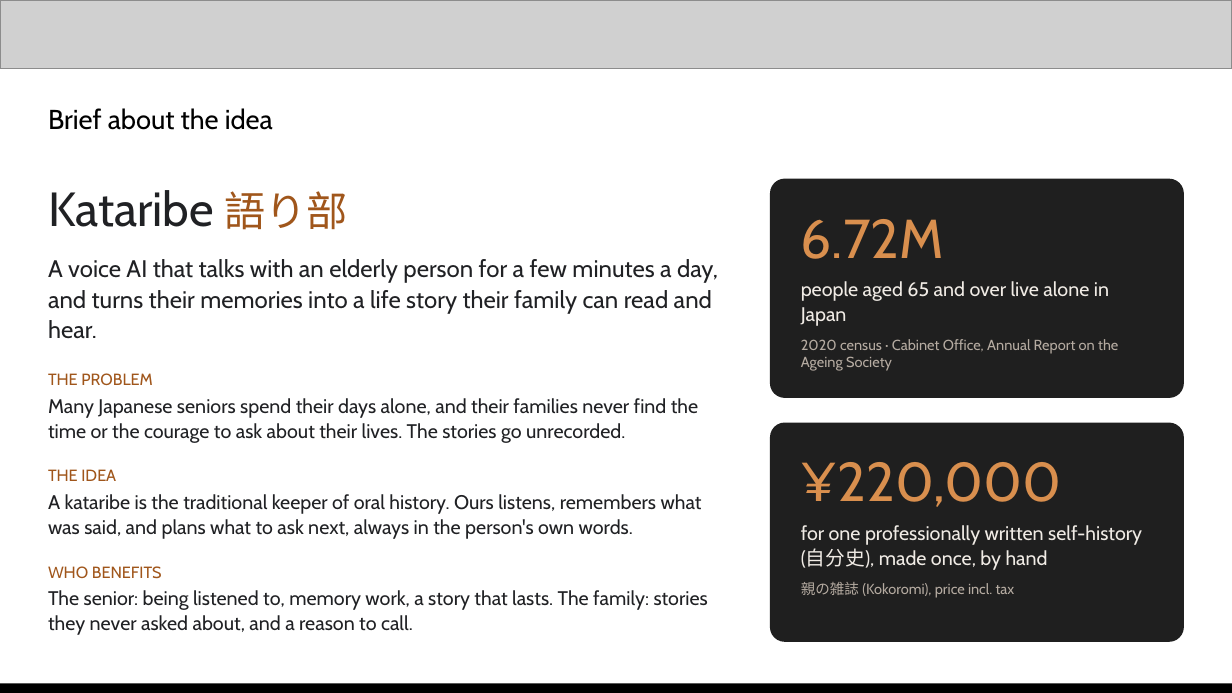
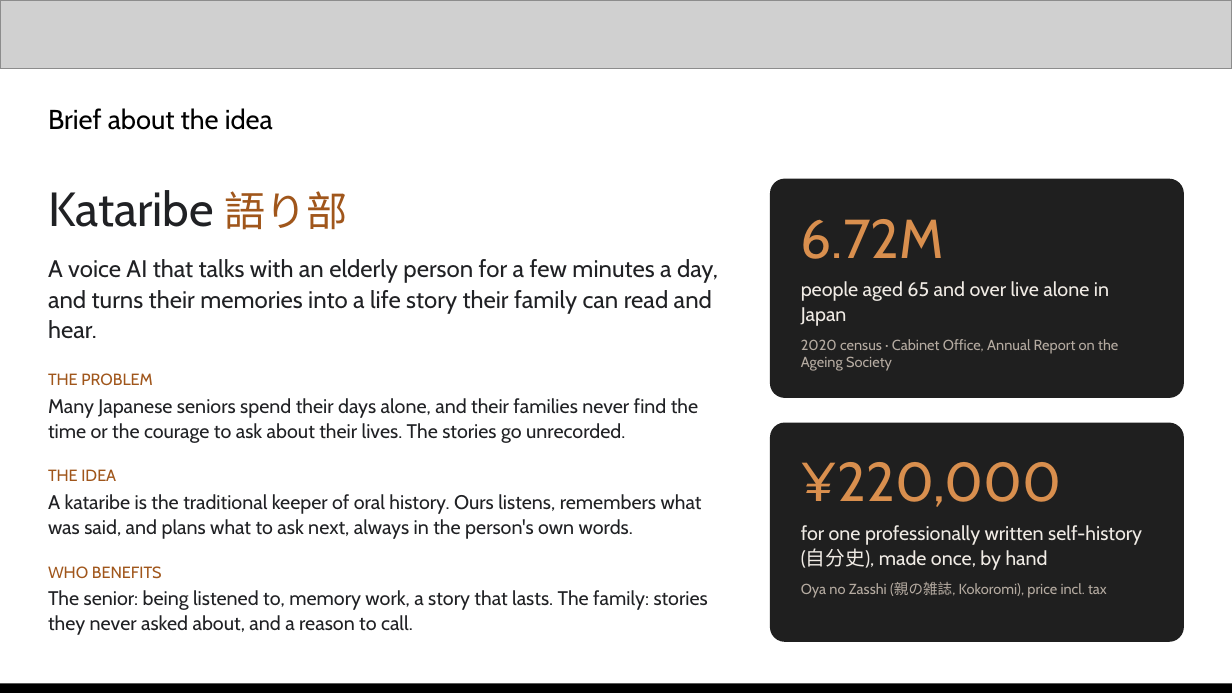
Before and after one commit to kaseovo/kataribe, a slide deck: slide 2 of docs/demo/kataribe-pitch-deck.pptx. Drawn at 1232x693 pixels with LibreOffice and Linux fonts; fonts in the diff are those of the drawing; grey boxes stand for pictures. Boxes give left, top, right and bottom in pixels: in the first picture for what was removed or moved away, otherwise in the second. Text is boxed around its words. In the diff, an @@ line names an element or a change of style, - is before the commit and + after.

```diff
--- a/docs/demo/kataribe-pitch-deck.pptx
+++ b/docs/demo/kataribe-pitch-deck.pptx
@@ text at (801,582,1107,598): text changed @@
-親の雑誌 (Kokoromi), price incl. tax
+Oya no Zasshi (親の雑誌, Kokoromi), price incl. tax
```
Also in this commit, not shown: 4 other slides changed, 1 other file.
